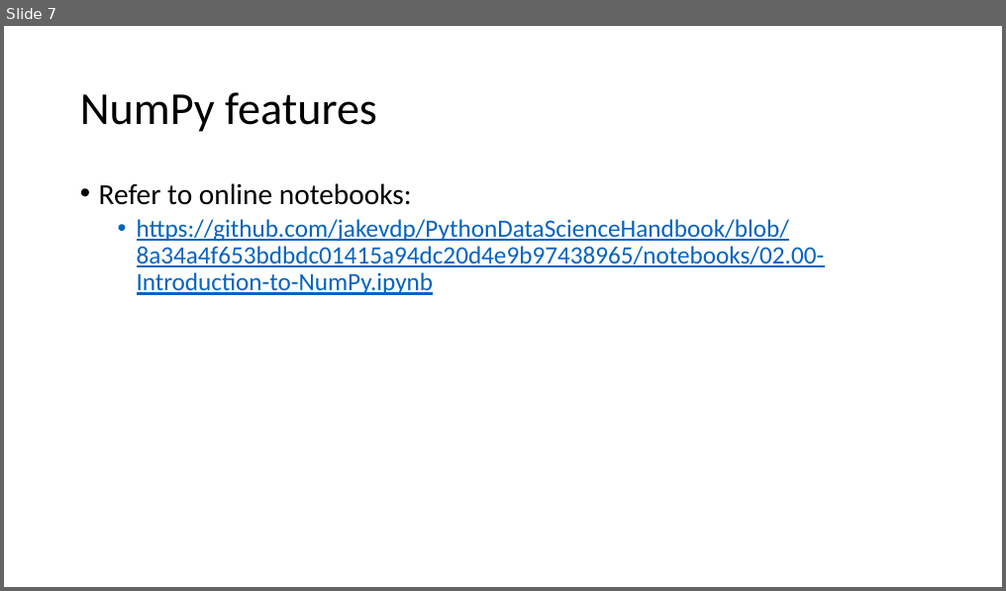
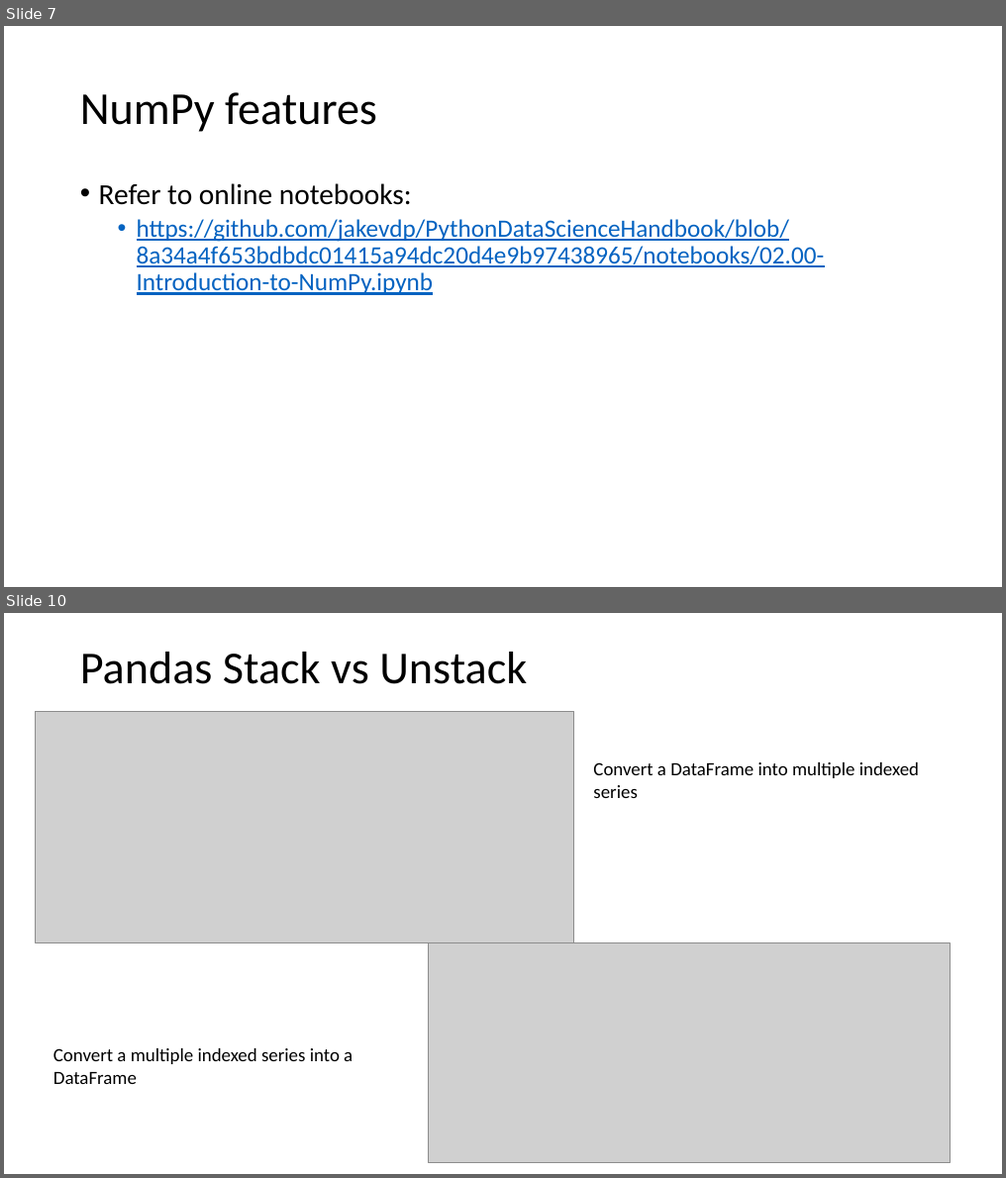
Before and after one commit to ppawar/ppawar.github.io, a slide deck: Spring2020/CSE351-S20/lectures/Python for Data Science - JakeVanderPlas.pptx. Shown one above the other, each under a label of ours: slide 7 before the commit, slides 7 and 10 after it; the slides between them are not shown. The pictures are 1006x591 and 1006x1178 pixels, drawn with LibreOffice and Linux fonts; fonts in the diff are those of the drawing; grey boxes stand for pictures. Boxes give left, top, right and bottom in pixels: in the first picture for what was removed or moved away, otherwise in the second. Text is boxed around its words. In the diff, an @@ line names an element or a change of style, - is before the commit and + after.

```diff
--- a/Spring2020/CSE351-S20/lectures/Python for Data Science - JakeVanderPlas.pptx
+++ b/Spring2020/CSE351-S20/lectures/Python for Data Science - JakeVanderPlas.pptx
@@ slide 10 added at (4,613,1002,1174), background #FFFFFF @@
@@ title added at (80,652,527,684), 44 pt, text #000000 @@
+Pandas Stack vs Unstack
@@ picture added at (35,711,573,943) @@
@@ text added at (593,762,919,798), 18 pt, text #000000 @@
+Convert a DataFrame into multiple indexed series
@@ picture added at (429,943,949,1163) @@
@@ text added at (54,1049,352,1084), 18 pt, text #000000 @@
+Convert a multiple indexed series into a DataFrame
```
Also in this commit, not shown: 1 slide changed, 3 other slides added.
